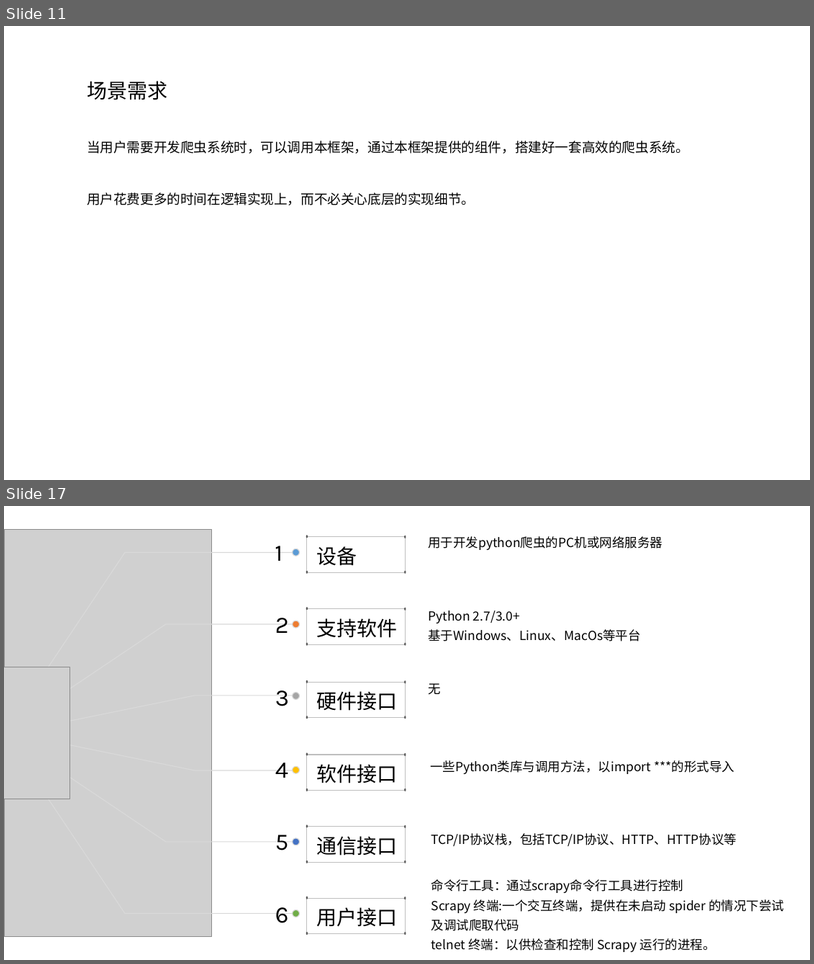
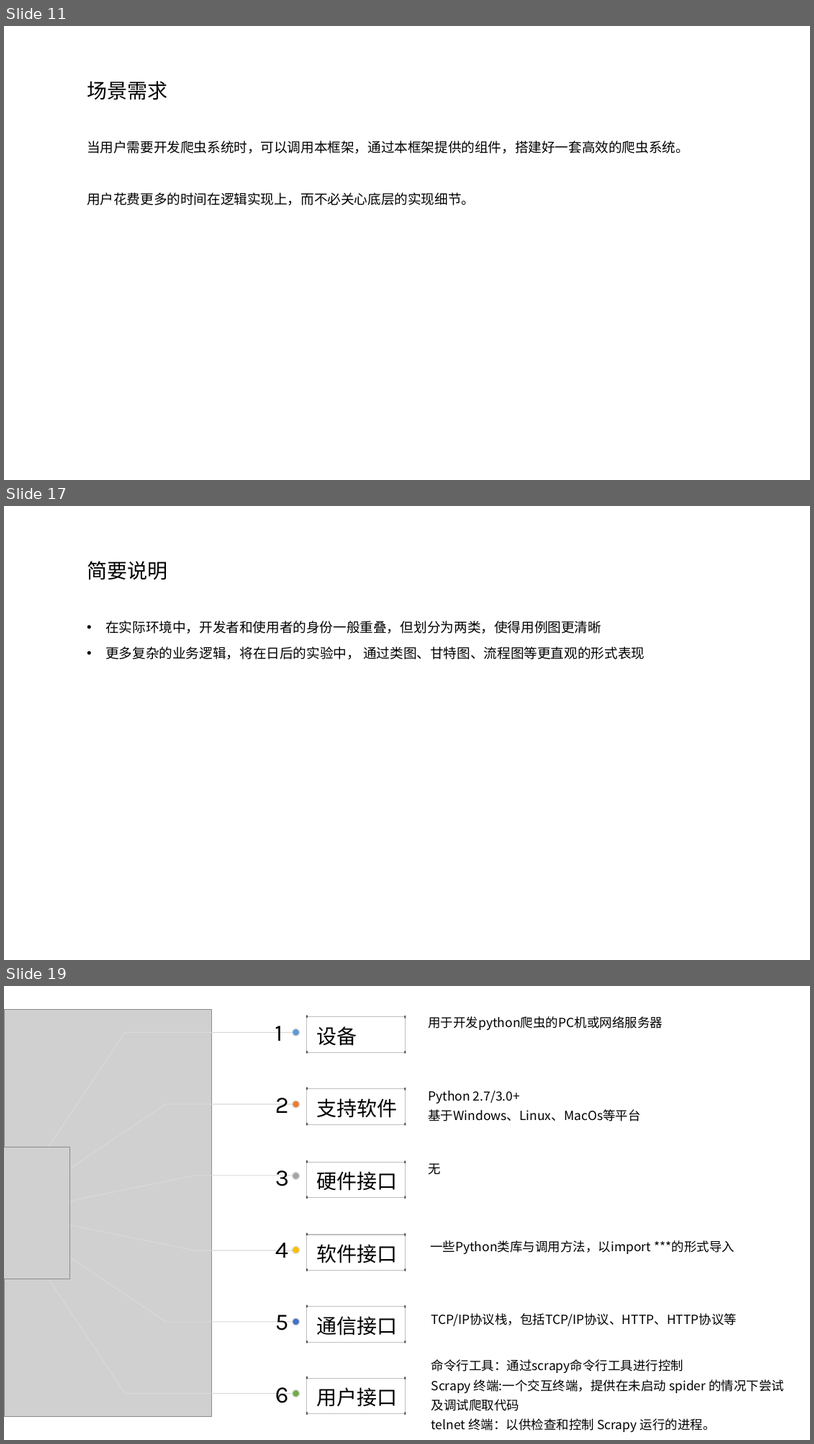
Before and after one commit to bhsei/17TeamC, a slide deck: 3.项目ppt/需求工作（1）.pptx. Shown one above the other, each under a label of ours: slides 11 and 17 before the commit, slides 11, 17 and 19 after it; the slides between them are not shown. The pictures are 814x964 and 814x1444 pixels, drawn with LibreOffice and Linux fonts; fonts in the diff are those of the drawing; grey boxes stand for pictures; background and template pictures are left out. Boxes give left, top, right and bottom in pixels: in the first picture for what was removed or moved away, otherwise in the second. Text is boxed around its words. In the diff, an @@ line names an element or a change of style, - is before the commit and + after.

Commit message:
修改ppt，新增用例图

```diff
--- a/3.项目ppt/需求工作（1）.pptx
+++ b/3.项目ppt/需求工作（1）.pptx
@@ slide 17 added at box(4, 506, 810, 960), background #FFFFFF @@
@@ text added at box(87, 561, 167, 580), 24 pt, text #000000 @@
+简要说明
@@ text added at box(106, 620, 645, 659), 16 pt, text #000000 @@
+• 在实际环境中，开发者和使用者的身份一般重叠，但划分为两类，使得用例图更清晰
+• 更多复杂的业务逻辑，将在日后的实验中， 通过类图、甘特图、流程图等更直观的形式表现
@@ what was slide 17 is now slide 19 @@
```
Also in this commit, not shown: 5 slides changed, 2 other slides added, 1 slide removed, 1 other file.
